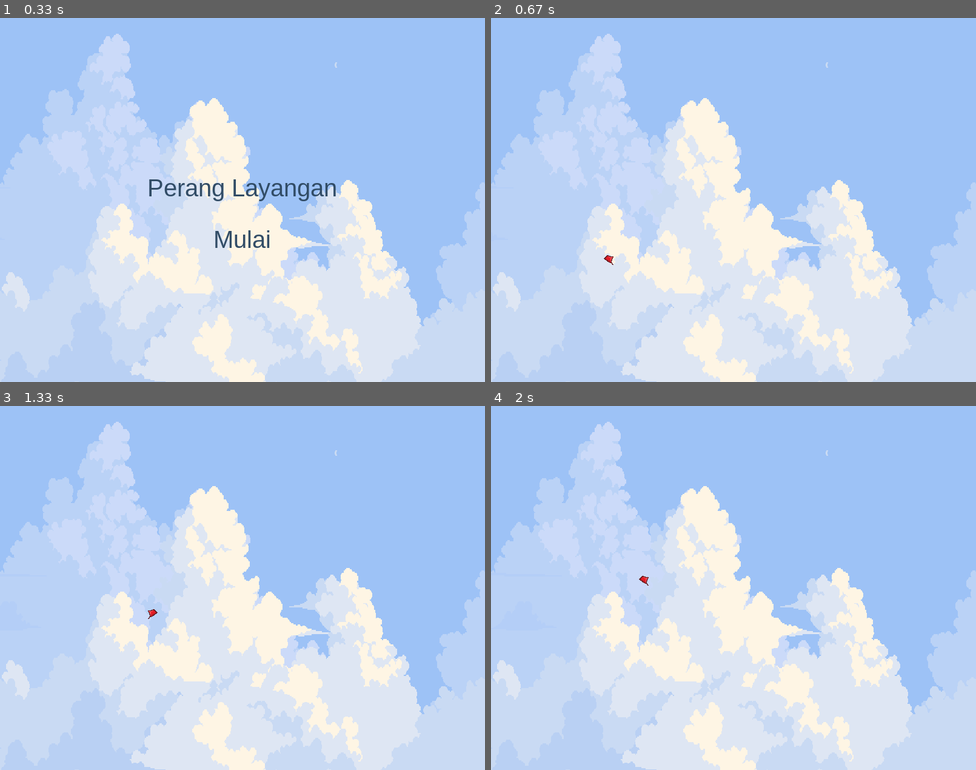
Above: before the commit, frames 1-4 (two rows, left to right).
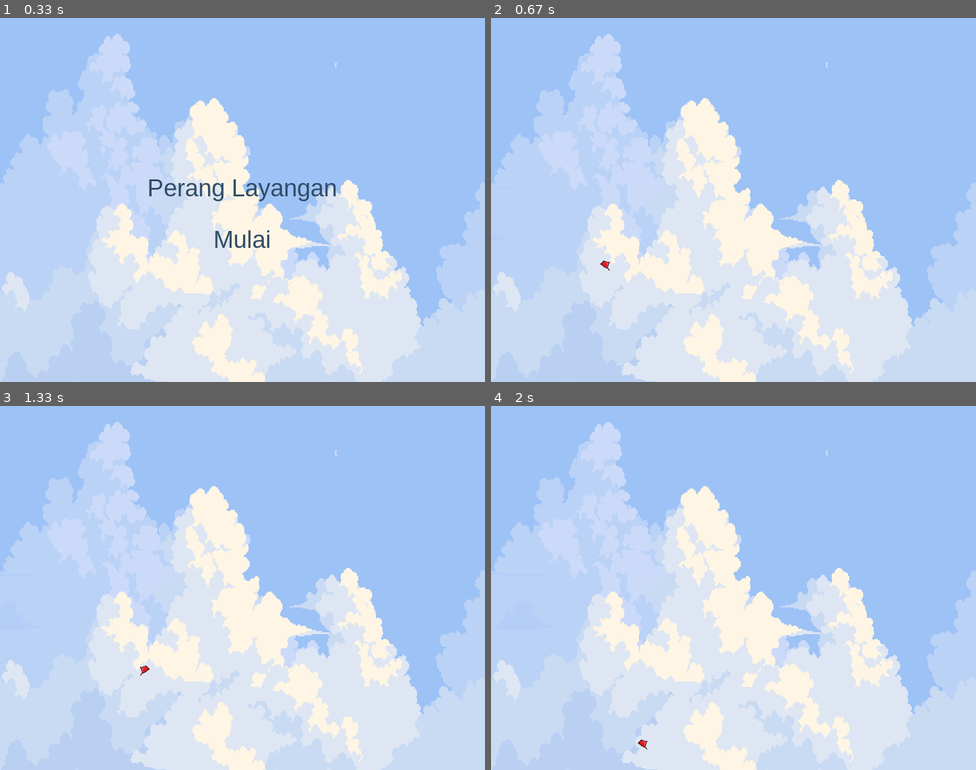
Above: after the commit, the same moments.

Repository: Tedorikk/PyGameLayangan
Game: pygame game, started from game_final_layangan.py
Same seed, same stepped clock (60 frames per second), same inputs: the game is played once before the commit and once after it.
Inputs:
- Up to frame 1 (0.33 s): no input
- Up to frame 2 (0.67 s): tap Space at 0.33 s
- Up to frame 3 (1.33 s): hold Right 0.67-1.13 s; tap Space at 0.73, 1.03, 1.23 s; hold Right from 1.17 s (still down)
- Up to frame 4 (2 s): tap Space at 1.53, 1.73 s; release Right at 1.63 s; hold Left from 1.67 s (still down)

Frame 1 is identical in both runs. In frame 2, less than 0.1% of the frame differs, in the area x 22-26%, y 65-70%; in frame 3, less than 0.1%, in the area x 28-33%, y 55-74%; in frame 4, less than 0.1%.

Commit message:
Perubahan mekanisme lompat

Diff:
--- a/game_final_layangan.py
+++ b/game_final_layangan.py
@@ -60,9 +60,9 @@
 player_image = layangan_image[layangan_selected]  # Gunakan langsung gambar yang sudah dimuat
 player_image = pg.transform.scale(player_image, (50, 50))  # Ubah ukuran gambar sesuai kebutuhan
 
-speed = 10  # Kecepatan gerakan horizontal
-gravity = 0.5  # Percepatan gravitasi
-jump_strength = -5  # Kekuatan lompatan
+speed = 15  # Kecepatan gerakan horizontal
+gravity = 1.0  # Percepatan gravitasi
+jump_strength = -10  # Kekuatan lompatan
 horizontal_jump_speed = 5  # Kecepatan horizontal saat melompat
 vertical_velocity = 0  # Kecepatan gerakan vertikal
 player_y = 400  # Posisi awal vertikal pemain
@@ -76,7 +76,7 @@
 player_x = 200
 
 # Timer untuk lompatan
-jump_cooldown = 3000  # Cooldown dalam milidetik (3 detik = 3000 ms)
+jump_cooldown = 250  # Cooldown dalam milidetik (0.5 detik = 500 ms)
 last_jump_time = 0  # Waktu terakhir pemain melompat
 
 # Clock pygame
@@ -128,8 +128,10 @@
             player_x += speed * dt / 1000  # Gerakan ke kanan
 
         # Lompatan
-        if keys[pg.K_SPACE]:  # Lompatan hanya saat menyentuh tanah
+        current_time = pg.time.get_ticks()  # Mendapatkan waktu saat ini dalam milidetik
+        if keys[pg.K_SPACE] and (pg.time.get_ticks() - last_jump_time > jump_cooldown):  # Lompatan hanya saat cooldown sudah habis
             vertical_velocity = jump_strength  # Lompat
+            last_jump_time = pg.time.get_ticks()  # Perbarui waktu terakhir lompatan
             if facing_left:
                 player_x -= horizontal_jump_speed  # Gerak ke kiri saat melompat
             else:
@@ -147,9 +149,9 @@
         # Gerakan horizontal saat jatuh berdasarkan arah hadap
         if vertical_velocity != 0:  # Saat pemain dalam keadaan jatuh
             if facing_left:
-                player_x -= speed * dt / 1000  # Gerak ke kiri saat jatuh
+                player_x -= horizontal_jump_speed * dt / 100  # Gerak ke kiri saat jatuh
             else:
-                player_x += speed * dt / 1000  # Gerak ke kanan saat jatuh
+                player_x += horizontal_jump_speed * dt / 100  # Gerak ke kanan saat jatuh
 
         # Membalikkan sprite jika perlu
         if facing_left:
